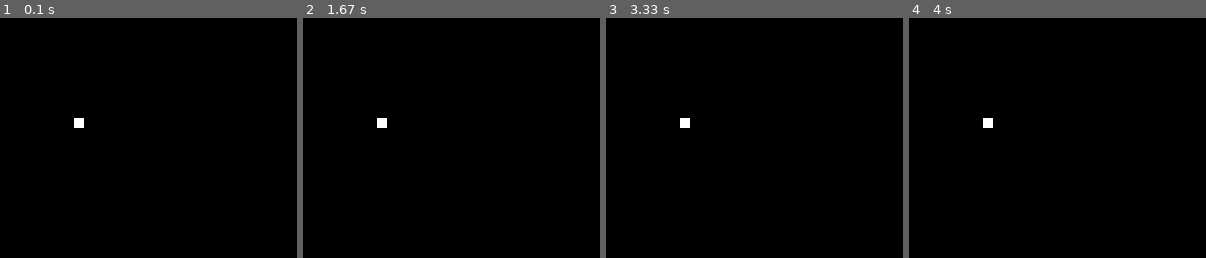
Above: before the commit, frames 1-4 (left to right).
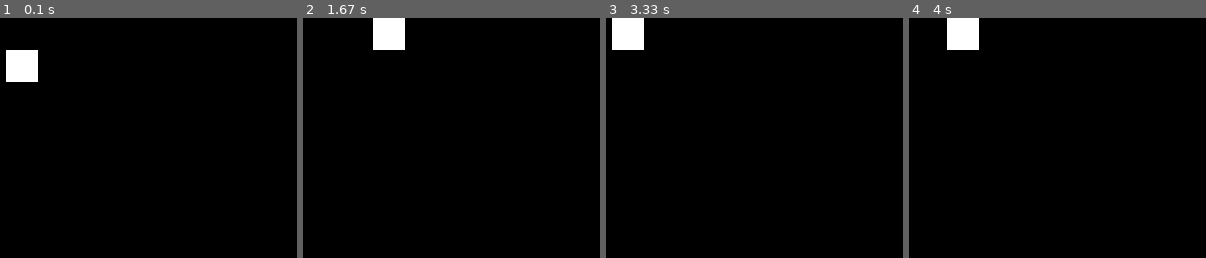
Above: after the commit, the same moments.

Repository: MatWich/Pygame-Pokemon
Game: pygame game, started from main.py
Same seed, same stepped clock (60 frames per second), same inputs: the game is played once before the commit and once after it.
Inputs:
- Up to frame 1 (0.1 s): no input
- Up to frame 2 (1.67 s): hold D 0.33-0.8 s; hold W 0.83-1.13 s; hold D 1.17-1.63 s
- Up to frame 3 (3.33 s): hold A 1.67-2.2 s; hold S 2.23-2.53 s; hold A 2.57-2.97 s; hold W from 3 s (still down)
- Up to frame 4 (4 s): release W at 3.37 s; hold D from 3.4 s (still down)
The pictures show only the part of the screen within x 0-50%, y 0-50%; the shares and areas given below are measured in that part.
The window is 600x480 before the commit and 620x480 after it. Grey fills any space a smaller window leaves; there, only what the larger window draws over its background counts as a difference.

The runs differ from the first frame. In frame 1, 1.6% of the frame differs, in the area x 2-29%, y 13-46%; in frame 2, 1.6%; in frame 3, 1.6%; in frame 4, 1.6%.

Commit message:
player can move now

Diff:
--- a/classes/game.py
+++ b/classes/game.py
@@ -2,6 +2,7 @@
 import config
 from classes.player import Player
 from enum import Enum
+
 
 class GameStat(Enum):
     NONE = 0
@@ -18,7 +19,8 @@
         self.camera = [0, 0]    # coords
 
     def setUp(self):
-        player = Player()
+        player = Player(1, 1)
+        self.player = player        # For keyEvents to be able to move player
         self.objects.append(player)
         self.gameState = GameStat.RUNNING
 
@@ -27,9 +29,11 @@
         self.screen.fill(config.BLACK)
         self.keyEvents()
 
+        # ADDING obj to the screen like player npcs
         for obj in self.objects:
             obj.render(self.screen)
-        pygame.display.update()
+
+        pygame.display.update() # REFRESHES WINDOW
 
 
     def keyEvents(self):
@@ -40,3 +44,12 @@
             elif event.type == pygame.KEYDOWN:
                 if event.key == pygame.K_ESCAPE:
                     self.gameState = GameStat.ENDED
+                # MOVEMENT
+                elif event.key == pygame.K_w:
+                    self.player.updatePosition([0, -1])
+                elif event.key == pygame.K_s:
+                    self.player.updatePosition([0, 1])
+                elif event.key == pygame.K_a:
+                    self.player.updatePosition([-1, 0])
+                elif event.key == pygame.K_d:
+                    self.player.updatePosition([1, 0])
--- a/classes/player.py
+++ b/classes/player.py
@@ -1,14 +1,18 @@
 import pygame
 import config
+import os
 
 class Player:
-    def __int__(self, x, y):
+
+    def __init__(self, x, y):
         self.position = [x, y]
-        self.image = pygame.transform.scale(pygame.image.load("/images/player/prof.png"), (config.SCALE, config.SCALE)) # LOADING IMAGE & SCALE IT
-        self.rect = pygame.Rect(self.position[0] * config.SCALE, self.position[1] * config.SCALE, config.SCALE, config.SCALE)   # STORING RECTANGLE COORS OF PLAYER
+        self.image = pygame.transform.scale(config.PLAYER_IMG, (config.SCALE, config.SCALE))  # LOADING IMAGE & SCALE IT
+        self.rect = pygame.Rect(self.position[0] * config.SCALE, self.position[1] * config.SCALE, config.SCALE, config.SCALE)  # STORING RECTANGLE COORS OF PLAYER
 
-    def update(self):
-        pass
+    def updatePosition(self, newPos):
+        self.position[0] += newPos[0]
+        self.position[1] += newPos[1]
 
     def render(self, screen):
-        pygame.draw.rect(screen, config.WHITE, (100, 100, 10, 10))
+        pygame.draw.rect(screen, config.WHITE,
+                         (self.position[0] * config.SCALE, self.position[1] * config.SCALE, config.SCALE, config.SCALE))
--- a/config.py
+++ b/config.py
@@ -1,5 +1,7 @@
+import pygame
+
 # SCREEN VARIABLES
-WIDTH = 600
+WIDTH = 620
 HEIGHT = 480
 SCREEN_SIZE = (WIDTH, HEIGHT)
 
@@ -12,3 +14,7 @@
 
 # SCALE SPRITES
 SCALE = 32
+
+# IMAGES
+
+PLAYER_IMG = pygame.image.load("images/player/prof.png")
--- a/maps/map1.txt
+++ b/maps/map1.txt
@@ -0,0 +1,4 @@
+G G G G G
+G G G G G
+G G G G G
+G G G G G
